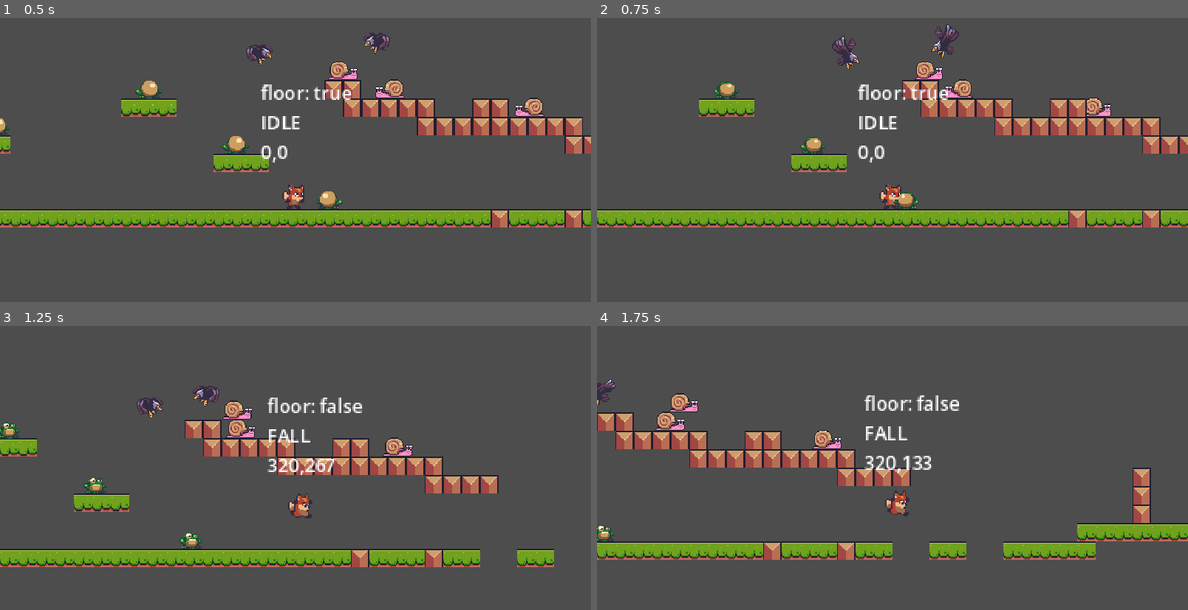
Above: before the commit, frames 1-4 (two rows, left to right).
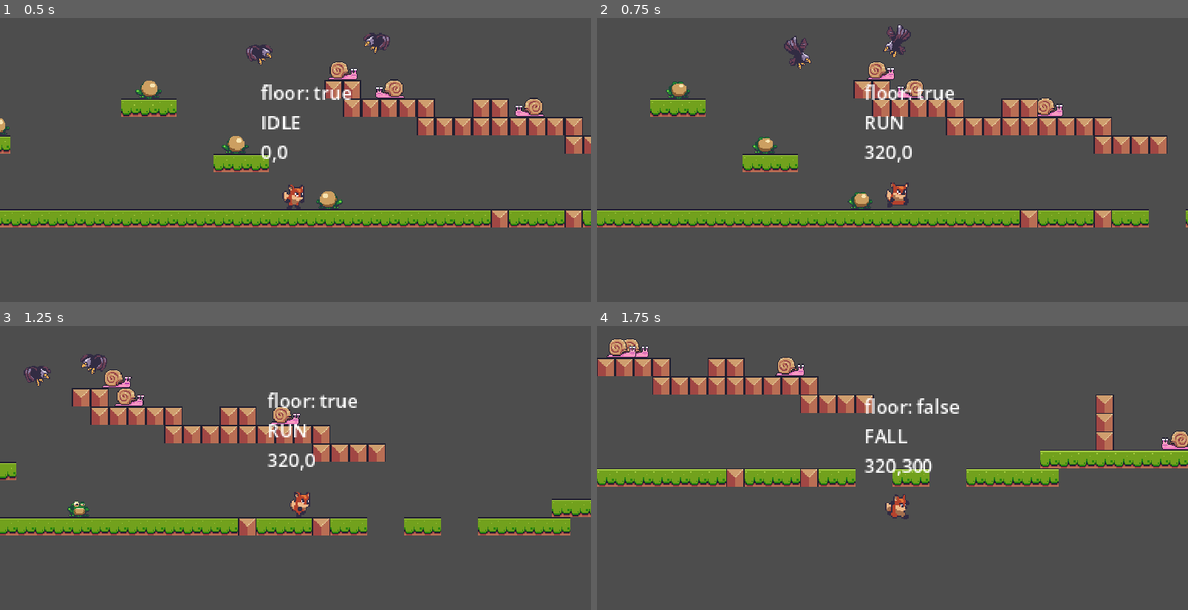
Above: after the commit, the same moments.

Repository: heliosalesjr/myPlatformer
Game: Godot game, scene res://level_base/level_base.tscn
Two runs of this game, one before a commit and one after it. Both use one fixed random seed, a clock stepped at 60 frames per second and the inputs below. The project has no main scene, so this scene is started directly.
Inputs:
- Up to frame 1 (0.5 s): no input
- Up to frame 2 (0.75 s): hold Right (right) from 0.53 s (still down)
- Up to frame 3 (1.25 s): keep holding Right (right); tap Space (jump) at 0.77 s
- Up to frame 4 (1.75 s): keep holding Right (right); tap Space (jump) at 1.52 s

Frame 1 is identical in both runs. In frame 2, 15% of the frame differs, in the area x 0-100%, y 2-74%; in frame 3, 23%; in frame 4, 24%, in the area x 0-100%, y 4-83%.

Commit message:
organized layers (player / enemies / tilemaps)

Diff:
--- a/enemies/enemy_base.tscn
+++ b/enemies/enemy_base.tscn
@@ -3,6 +3,7 @@
 [ext_resource type="Script" path="res://enemies/enemy_base.gd" id="1_vi0rx"]
 
 [node name="EnemyBase" type="CharacterBody2D"]
+collision_layer = 0
 script = ExtResource("1_vi0rx")
 
 [node name="VisibleOnScreenNotifier2D" type="VisibleOnScreenNotifier2D" parent="."]
--- a/enemies/frog/frog.tscn
+++ b/enemies/frog/frog.tscn
@@ -70,6 +70,7 @@
 size = Vector2(16, 11)
 
 [node name="Frog" instance=ExtResource("1_squ65")]
+collision_layer = 0
 script = ExtResource("2_hisc5")
 
 [node name="AnimatedSprite2D" parent="." index="1"]
--- a/enemies/snail/snail.tscn
+++ b/enemies/snail/snail.tscn
@@ -86,6 +86,7 @@
 }]
 
 [node name="Snail" instance=ExtResource("1_bkf6d")]
+collision_layer = 0
 script = ExtResource("2_jwpjb")
 
 [node name="CollisionShape2D" type="CollisionShape2D" parent="." index="0"]
--- a/level_base/level_base.tscn
+++ b/level_base/level_base.tscn
@@ -522,6 +522,7 @@
 
 [sub_resource type="TileSet" id="TileSet_jdu5y"]
 physics_layer_0/collision_layer = 1
+physics_layer_0/collision_mask = 0
 sources/0 = SubResource("TileSetAtlasSource_5ovmt")
 
 [node name="LevelBase" type="Node2D"]
--- a/project.godot
+++ b/project.godot
@@ -50,6 +50,10 @@
 ]
 }
 
+[layer_names]
+
+2d_physics/layer_1="platforms"
+
 [rendering]
 
 textures/canvas_textures/default_texture_filter=0
--- a/scenes/player.tscn
+++ b/scenes/player.tscn
@@ -115,6 +115,7 @@
 }
 
 [node name="Player" type="CharacterBody2D" groups=["player"]]
+collision_layer = 0
 script = ExtResource("1_7r6yw")
 
 [node name="Sprite2D" type="Sprite2D" parent="."]
